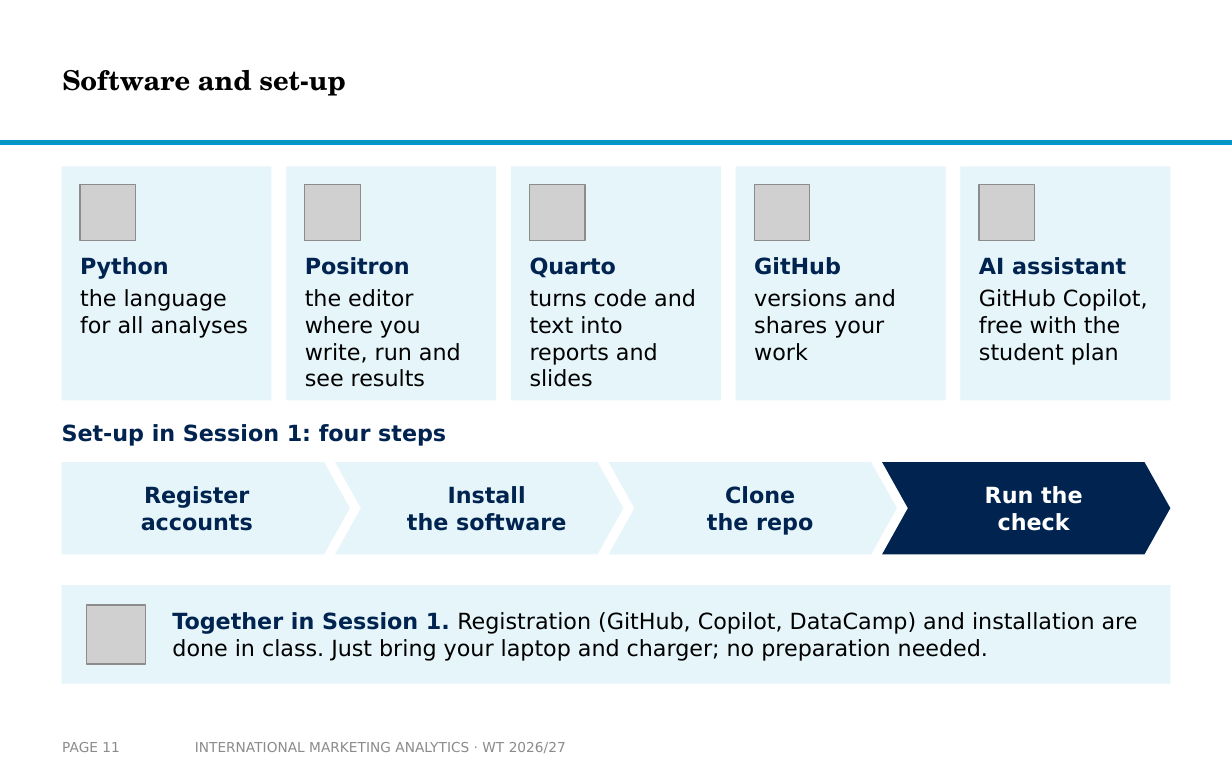
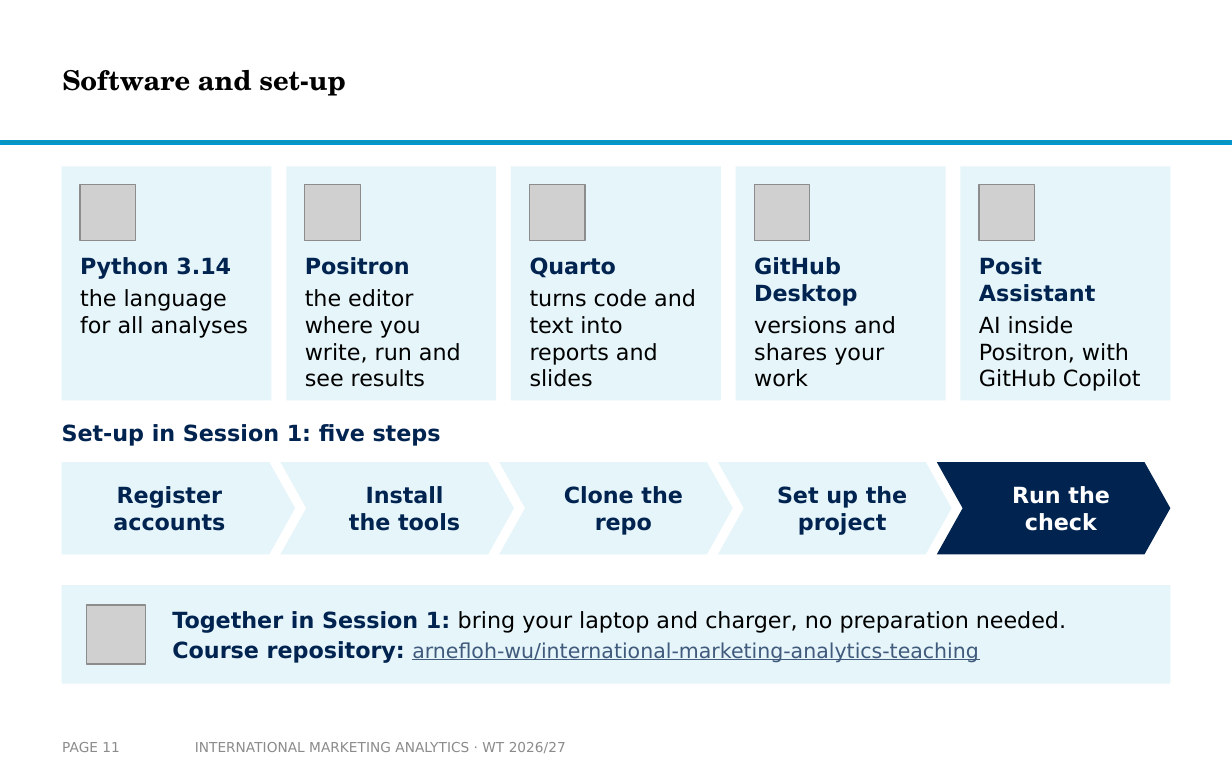
Before and after one commit to arnefloh-wu/International-Marketing-Analytics, a slide deck: slide 11 of slides/00a_course-content-and-style_WT26-27.pptx. Drawn at 1232x770 pixels with LibreOffice and Linux fonts; fonts in the diff are those of the drawing; grey boxes stand for pictures; background and template pictures are left out. Boxes give left, top, right and bottom in pixels: in the first picture for what was removed or moved away, otherwise in the second. Text is boxed around its words. In the diff, an @@ line names an element or a change of style, - is before the commit and + after.

```diff
--- a/slides/00a_course-content-and-style_WT26-27.pptx
+++ b/slides/00a_course-content-and-style_WT26-27.pptx
@@ text at (80,257,231,279): text changed @@
-Python
+Python 3.14
@@ text at (754,257,857,306): text changed @@
-GitHub
+GitHub Desktop
@@ text at (979,257,1141,391): text changed @@
-AI assistant
-GitHub Copilot, free with the student plan
+Posit Assistant
+AI inside Positron, with GitHub Copilot
@@ text at (62,424,441,446): text changed @@
-Set-up in Session 1: four steps
+Set-up in Session 1: five steps
@@ pentagon arrow "Register accounts": place and size @@
-pentagon arrow "Register accounts" at (62,462,350,554)
+pentagon arrow "Register accounts" at (62,462,296,554)
@@ chevron "Install the tools": place and size @@
-chevron "Install the tools" at (335,462,623,554)
+chevron "Install the tools" at (281,462,515,554)
@@ chevron "Clone the repo": place and size @@
-chevron "Clone the repo" at (609,462,897,554)
+chevron "Clone the repo" at (499,462,733,554)
@@ chevron added at (718,462,952,554), fill #E5F5FA, 13 pt, text #002350, bold @@
+Set up the
+project
@@ chevron "Run the check": place and size @@
-chevron "Run the check" at (882,462,1170,554)
+chevron "Run the check" at (936,462,1170,554)
@@ text in chevron at (349,486,460,531): text changed @@
-Install
-the software
+Install
+the tools
@@ text at (172,611,1066,663): text changed; text colour #000000 to #405A7C @@
-Together in Session 1. Registration (GitHub, Copilot, DataCamp) and installation are done in class. Just bring your laptop and charger; no preparation needed.
+Together in Session 1: bring your laptop and charger, no preparation needed.
+Course repository: arnefloh-wu/international-marketing-analytics-teaching
```
Also in this commit, not shown: 2 other files.
